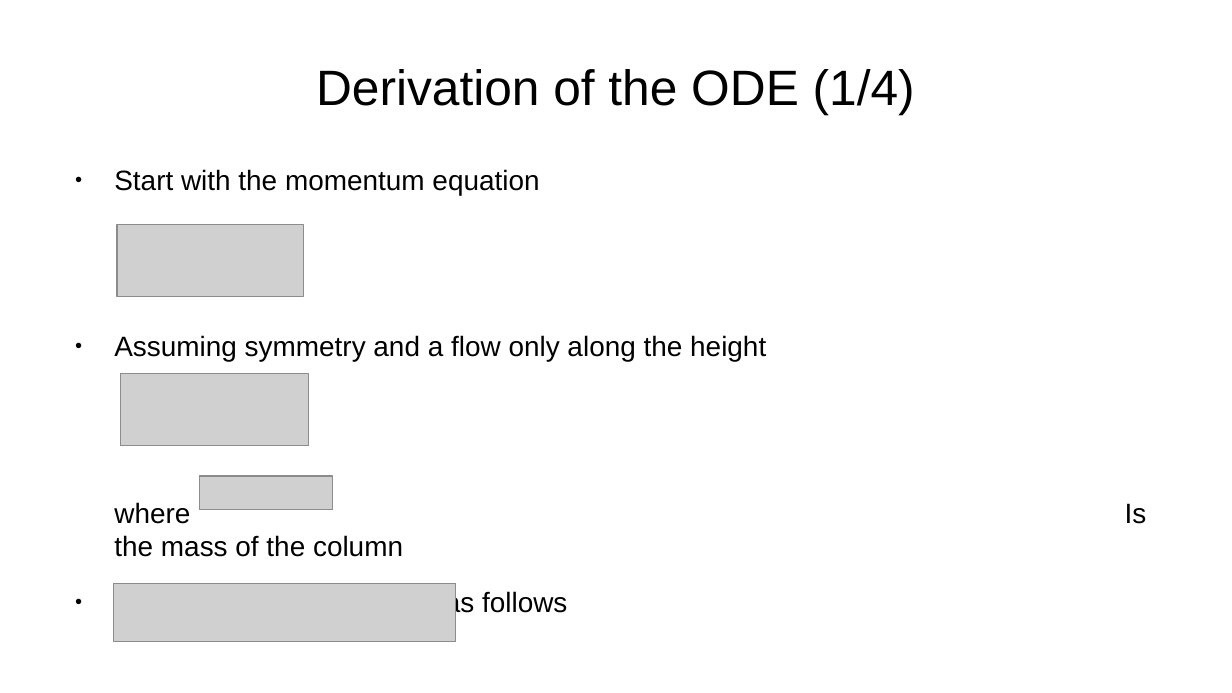
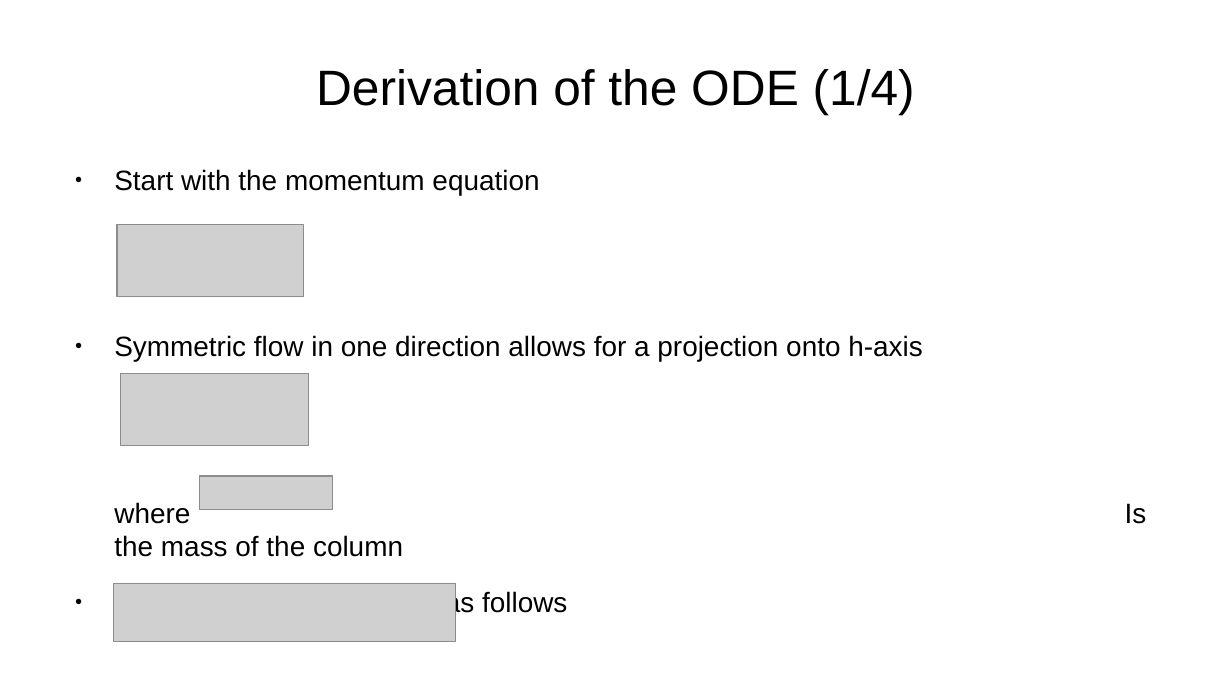
Before and after one commit to ManuelRatz/ratzVKI, a slide deck: slide 4 of Slides/equation_derivation.odp (slide 3 before the commit). Drawn at 1232x693 pixels with LibreOffice and Linux fonts; fonts in the diff are those of the drawing; grey boxes stand for pictures. Boxes give left, top, right and bottom in pixels: in the first picture for what was removed or moved away, otherwise in the second. Text is boxed around its words. In the diff, an @@ line names an element or a change of style, - is before the commit and + after.

```diff
--- a/Slides/equation_derivation.odp
+++ b/Slides/equation_derivation.odp
@@ text at bbox=[114, 335, 922, 361]: text changed @@
-● Assuming symmetry and a flow only along the height
+● Symmetric flow in one direction allows for a projection onto h-axis
```
Also in this commit, not shown: 2 other slides changed, 1 slide added.
